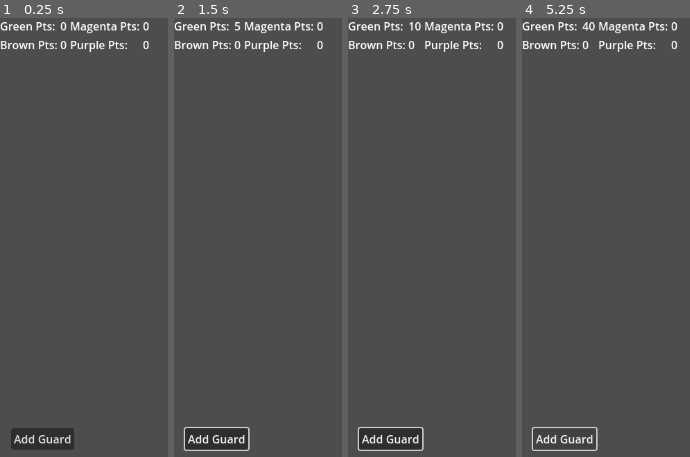
Above: before the commit, frames 1-4 (left to right).
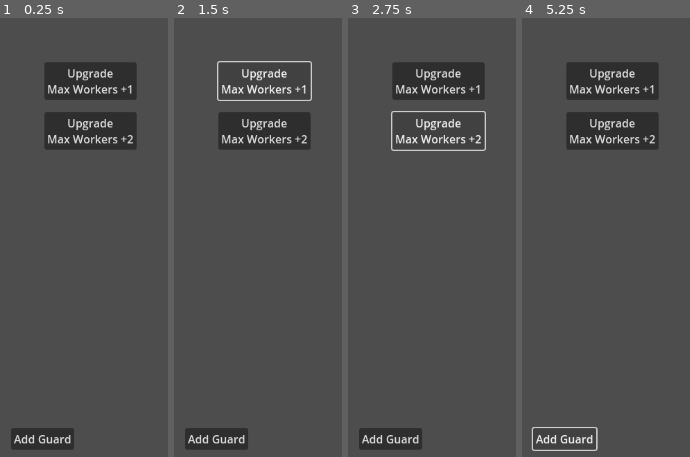
Above: after the commit, the same moments.

Repository: p0rtcullis/WarClicker
Game: Godot game, scene res://game_manager.tscn
The game is run twice, just before and just after one commit, with the same random seed, the same clock (stepped at 60 frames per second) and the same inputs.
Inputs (mouse positions are in pixels of both pictures, inside the frame that each line leads up to):
- Up to frame 1 (0.25 s): no input
- Up to frame 2 (1.5 s): click "Add Guard" at 0.5 s; click (264, 79) at 1.25 s, where only the run after the commit has a clickable "Upgrade Max Workers +1"
- Up to frame 3 (2.75 s): click (438, 132) at 2 s, where only the run after the commit has a clickable "Upgrade Max Workers +2"
- Up to frame 4 (5.25 s): click "Add Guard" at 2.75 s; click (612, 79) at 3.5 s, where only the run after the commit has a clickable "Upgrade Max Workers +1"; click (612, 132) at 4.25 s, where only the run after the commit has a clickable "Upgrade Max Workers +2"; click "Add Guard" at 5 s

The runs differ from the first frame. In frame 1, 10% of the frame differs, in the area x 0-89%, y 0-30%; in frame 2, 7.6%; in frame 3, 7.7%; in frame 4, 10%, in the area x 0-93%, y 0-30%.

Commit message:
Upgrade Progress 1

Diff:
--- a/war-clicker/ManagementScreen/Scripts/management_screen.gd
+++ b/war-clicker/ManagementScreen/Scripts/management_screen.gd
@@ -2,12 +2,20 @@
 
 var guard_template = preload("res://Worker/guard.tscn")
 
+var max_workers = 3
 var worker_list : Array = []
 
 var total_green : int = 0
+var green_mod : int = 0
+
 var total_brown : int = 0
+var brown_mod : int = 0
+
 var total_magenta : int = 0
+var magenta_mod : int = 0
+
 var total_purple : int = 0
+var purple_mod : int = 0
 
 enum Workers {GUARD}
 enum POINTS {GREEN}
@@ -41,7 +49,11 @@
 
 
 func _on_add_guard_button_pressed() -> void:
-	create_worker(Workers.GUARD)
+	if worker_list.size() < max_workers:
+		create_worker(Workers.GUARD)
+	else:
+		print("Too many workers!")
+		print(worker_list.size())
 
 
 func _on_count_points_button_pressed() -> void:
--- a/war-clicker/game_manager.tscn
+++ b/war-clicker/game_manager.tscn
@@ -1,6 +1,7 @@
-[gd_scene load_steps=2 format=3 uid="uid://c0n6btegy48v1"]
+[gd_scene load_steps=3 format=3 uid="uid://c0n6btegy48v1"]
 
 [ext_resource type="PackedScene" uid="uid://bmg3wqjwo13dg" path="res://ManagementScreen/management_screen.tscn" id="1_70yv6"]
+[ext_resource type="Script" uid="uid://ertesfb6senx" path="res://upgrade_screen_gui.gd" id="2_smx3j"]
 
 [node name="GameManager" type="Node"]
 
@@ -12,6 +13,7 @@
 offset_bottom = 40.0
 
 [node name="ManagementScreenGUI" type="Control" parent="."]
+visible = false
 layout_mode = 3
 anchors_preset = 0
 offset_right = 1152.0
@@ -80,8 +82,27 @@
 [node name="UpgradeScreenGUI" type="Control" parent="."]
 layout_mode = 3
 anchors_preset = 0
-offset_right = 40.0
-offset_bottom = 40.0
+offset_right = 1152.0
+offset_bottom = 576.0
+script = ExtResource("2_smx3j")
+
+[node name="UpgradeMaxWorkersButton1" type="Button" parent="UpgradeScreenGUI"]
+layout_mode = 0
+offset_left = 64.0
+offset_top = 64.0
+offset_right = 197.0
+offset_bottom = 118.0
+text = "Upgrade
+Max Workers +1"
+
+[node name="UpgradeMaxWorkersButton2" type="Button" parent="UpgradeScreenGUI"]
+layout_mode = 0
+offset_left = 64.0
+offset_top = 136.0
+offset_right = 197.0
+offset_bottom = 190.0
+text = "Upgrade
+Max Workers +2"
 
 [node name="CombatScreenGUI" type="Control" parent="."]
 layout_mode = 3
@@ -107,5 +128,6 @@
 [node name="UpdateTimer" type="Timer" parent="."]
 autostart = true
 
+[connection signal="pressed" from="UpgradeScreenGUI/UpgradeMaxWorkersButton1" to="UpgradeScreenGUI" method="_on_upgrade_max_workers_button_1_pressed"]
 [connection signal="pressed" from="DebugScreenGUI/AddGuardButton" to="ManagementScreenGUI/ManagementScreen" method="_on_add_guard_button_pressed"]
 [connection signal="timeout" from="UpdateTimer" to="ManagementScreenGUI/ManagementScreen" method="_on_update_timer_timeout"]
--- /dev/null
+++ b/war-clicker/upgrade_screen_gui.gd
@@ -0,0 +1,16 @@
+extends Control
+
+
+# Called when the node enters the scene tree for the first time.
+func _ready() -> void:
+	pass # Replace with function body.
+
+
+# Called every frame. 'delta' is the elapsed time since the previous frame.
+func _process(delta: float) -> void:
+	pass
+
+
+
+func _on_upgrade_max_workers_button_1_pressed() -> void:
+	pass # Replace with function body.
Not shown, added: war-clicker/upgrade_screen_gui.gd.uid
